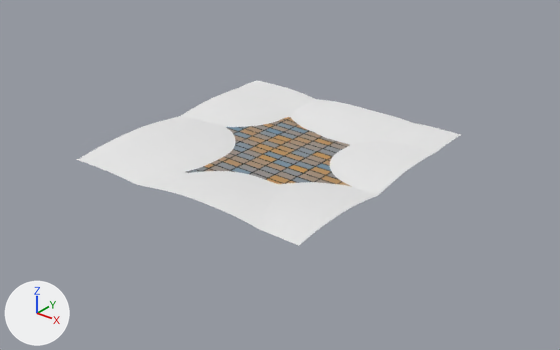
Renders of the Blender file openrocket/linux_server.blend from each side of a commit.
Rendered twice from a 50 mm lens placed at (241.0, -310.0, 176.0), pointed at (-3.0, -5.0, -12.0). Every picture has the same lights, and +X, +Y and +Z are marked at lower left.
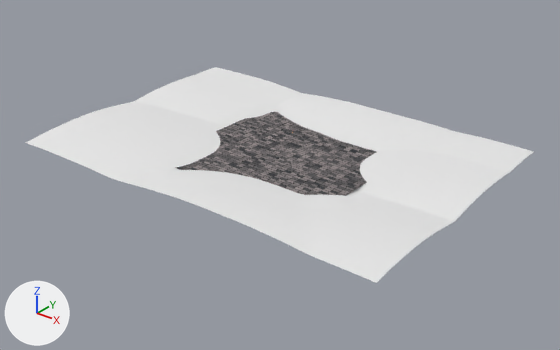
Boxes (x1, y1, x2, y2) around the edits, measured in the pictures (560 x 350 px):
'Plane.001', rescaled (32% wider, 31% taller)
    before: (77, 80, 461, 245)
    after: (26, 67, 534, 283)
'Plane', surface changed
    both: (175, 111, 376, 196)

Patch to the scene script:
```diff
--- a/openrocket/linux_server.blend.py
+++ b/openrocket/linux_server.blend.py
@@ mat_material_001 @@
 n2 = _N.new('ShaderNodeTexBrick'); n2.name = 'Brick Texture'
 n2.squash_frequency = 20
-n2.inputs[1].default_value = (0.156, 0.278, 0.386, 1.0)  # 'Color1', blue #6e90a7
-n2.inputs[2].default_value = (0.554, 0.303, 0.0969, 1.0)  # 'Color2', orange #c49658
+n2.inputs[1].default_value = (0.034, 0.0397, 0.0458, 1.0)  # 'Color1', black #34383c
+n2.inputs[2].default_value = (0.345, 0.305, 0.305, 1.0)  # 'Color2', grey #9f9696
 n2.inputs[3].default_value = (0.00989, 0.00989, 0.00989, 1.0)  # 'Mortar', black #191919
+n2.inputs[4].default_value = 13.1  # 'Scale'
 _L.new(n1.outputs[0], n0.inputs[0])  # 'BSDF' to 'Surface'
@@ ob_plane_001 @@
 ob_plane_001.location = (-11.0, -1.1, -3.7)
-ob_plane_001.scale = (73.9, 73.9, 73.9)
+ob_plane_001.scale = (114.0, 77.3, 73.9)
```
